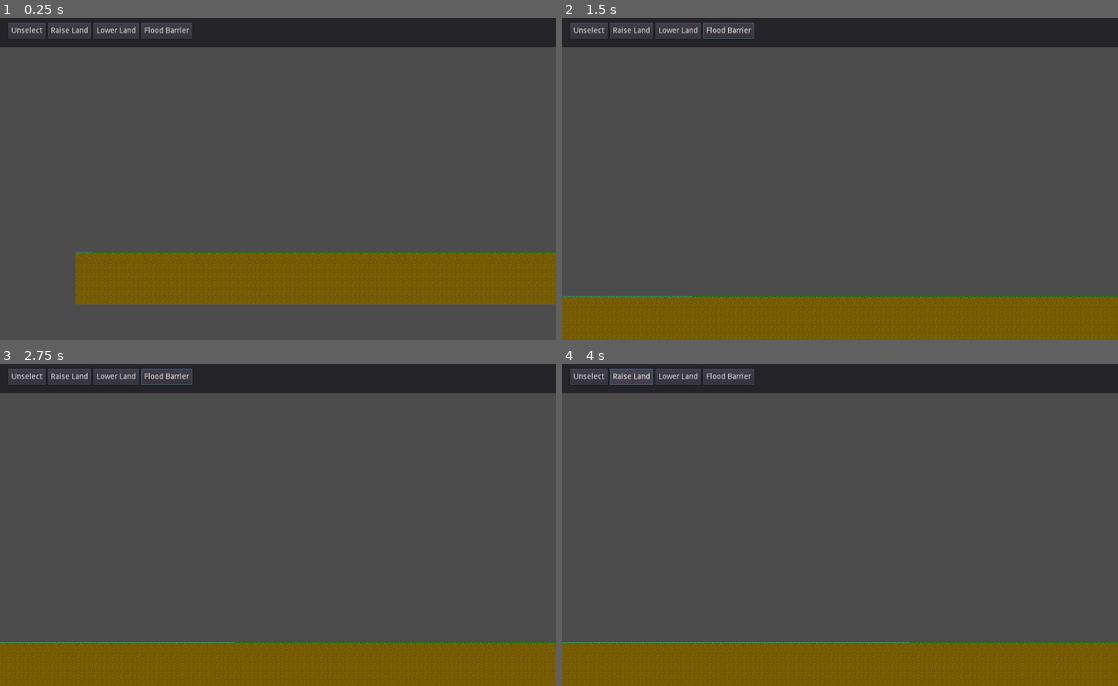
Above: before the commit, frames 1-4 (two rows, left to right).
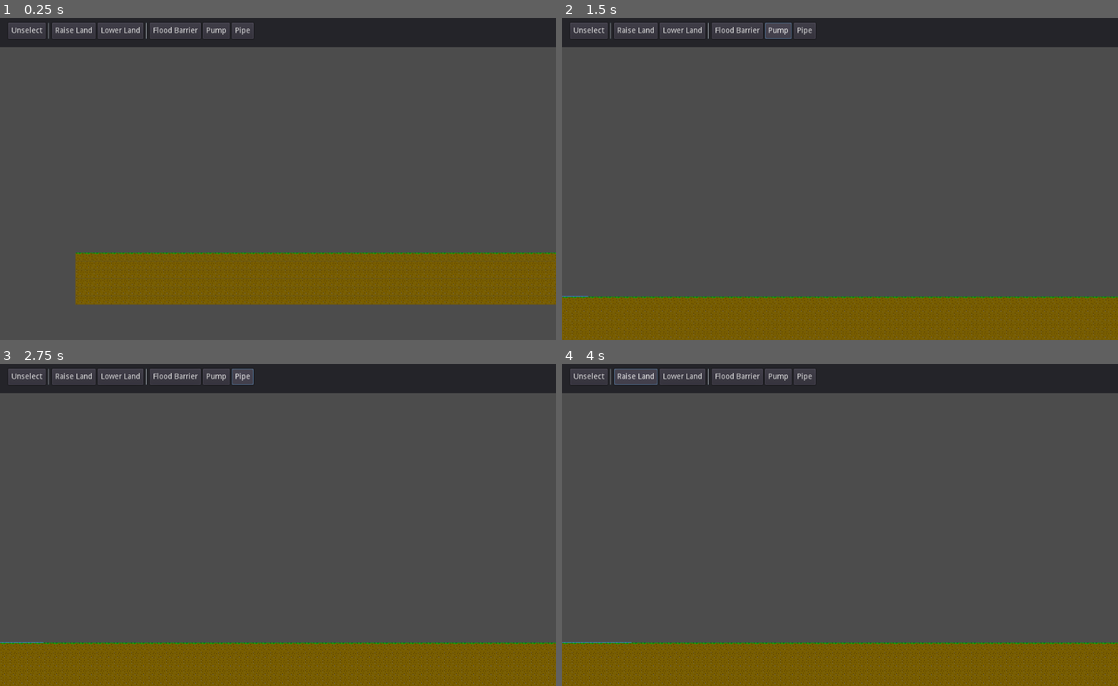
Above: after the commit, the same moments.

Repository: Groogy/LudumDare49
Game: Godot game, scene res://scenes/Game.tscn
Same seed, same stepped clock (60 frames per second), same inputs: the game is played once before the commit and once after it.
Inputs (mouse positions are in pixels of both pictures, inside the frame that each line leads up to):
- Up to frame 1 (0.25 s): no input
- Up to frame 2 (1.5 s): click "Flood Barrier" at 0.5 s; click (778, 30) at 1.25 s, where only the run after the commit has a clickable "Pump"
- Up to frame 3 (2.75 s): click (244, 376) at 2 s, where only the run after the commit has a clickable "Pipe"
- Up to frame 4 (4 s): click "Unselect" at 2.75 s; click "Raise Land" at 3.5 s

The runs differ from the first frame. In frame 1, 0.7% of the frame differs, in the area x 8-46%, y 1-74%; in frame 2, 0.9%, in the area x 4-46%, y 1-87%; in frame 3, 0.9%; in frame 4, 0.8%.

Commit message:
Reworked so we can have entities with several parts to them

Diff:
--- a/logic/entities/Entity.gd
+++ b/logic/entities/Entity.gd
@@ -1,25 +1,8 @@
-extends Sprite
-
-
-var cell_x := 0 setget set_cell_x
-var cell_y := 0 setget set_cell_y
-
+class_name Entity
+extends Node2D
 
 func is_on(x: int, y: int) -> bool:
-	return cell_x == x and cell_y == y
-
-
-func set_cell(v: Vector2) -> void:
-	cell_x = int(v.x)
-	cell_y = int(v.y)
-	position = Root.map_manager.map_to_world(v)
-
-
-func set_cell_x(x: int) -> void:
-	cell_x = x
-	position = Root.map_manager.map_to_world(Vector2(cell_x, cell_y))
-
-
-func set_cell_y(y: int) -> void:
-	cell_y = y
-	position = Root.map_manager.map_to_world(Vector2(cell_x, cell_y))
+	for child in get_children():
+		if child.is_on(x, y):
+			return true
+	return false
--- /dev/null
+++ b/logic/entities/EntityPart.gd
@@ -0,0 +1,25 @@
+extends Sprite
+
+
+var cell_x := 0 setget set_cell_x
+var cell_y := 0 setget set_cell_y
+
+
+func is_on(x: int, y: int) -> bool:
+	return cell_x == x and cell_y == y
+
+
+func set_cell(v: Vector2) -> void:
+	cell_x = int(v.x)
+	cell_y = int(v.y)
+	position = Root.map_manager.map_to_world(v)
+
+
+func set_cell_x(x: int) -> void:
+	cell_x = x
+	position = Root.map_manager.map_to_world(Vector2(cell_x, cell_y))
+
+
+func set_cell_y(y: int) -> void:
+	cell_y = y
+	position = Root.map_manager.map_to_world(Vector2(cell_x, cell_y))
--- a/logic/entities/FloodBarrier.gd
+++ /dev/null
@@ -1 +0,0 @@
-extends "Entity.gd"
--- /dev/null
+++ b/logic/entities/FloodBarrierPart.gd
@@ -0,0 +1 @@
+extends "EntityPart.gd"
--- /dev/null
+++ b/logic/entities/WindpumpPart.gd
@@ -0,0 +1 @@
+extends "EntityPart.gd"
--- a/logic/interface/BuildToolNode.gd
+++ b/logic/interface/BuildToolNode.gd
@@ -2,16 +2,32 @@
 
 var cell_under_mouse := Vector2(0, 0)
 
+
+var _can_build_last_frame := false
+
+
 func _ready() -> void:
+	if not visible: return
 	_update_mouse_position()
 
 
 func _input(event: InputEvent) -> void:
+	if not visible: return
 	if event is InputEventMouseMotion:
 		_update_mouse_position()
 
 
+func _draw() -> void:
+	_can_build_last_frame = can_build()
+
+	var color := Color.green
+	if not _can_build_last_frame:
+		color = Color.red
+	draw_rect(Rect2(Vector2(0, 0), Vector2(16, 16)), color, false, 1.5, true)
+
+
 func _unhandled_input(event: InputEvent) -> void:
+	if not visible: return
 	if event.is_action_pressed("game_select") and can_build():
 		build()
 		get_tree().set_input_as_handled()
@@ -33,4 +49,8 @@
 
 
 func _needs_redraw() -> bool:
-	return false # Please override
+	return _can_build_last_frame() != can_build()
+
+
+func _can_build_last_frame() -> bool:
+	return _can_build_last_frame
--- a/logic/interface/ConstructionLogic.gd
+++ b/logic/interface/ConstructionLogic.gd
@@ -15,3 +15,11 @@
 
 func _on_construct_flood_barrier():
 	Root.tool_manager.current_tool = Root.tool_manager.get_tool_flag("FLOOD_BARRIER")
+
+
+func on_construct_pipe():
+	Root.tool_manager.current_tool = Root.tool_manager.get_tool_flag("PIPE")
+
+
+func _on_construct_pump():
+	Root.tool_manager.current_tool = Root.tool_manager.get_tool_flag("PUMP")
--- a/logic/interface/FLoodBarrierTool.gd
+++ b/logic/interface/FLoodBarrierTool.gd
@@ -1,25 +1,9 @@
 extends "BuildToolNode.gd"
 
 
-var _can_build_last_frame := false
-
-
-func _draw() -> void:
-	_can_build_last_frame = Root.construction_manager.can_construct_flood_barrier(cell_under_mouse)
-
-	var color := Color.green
-	if not _can_build_last_frame:
-		color = Color.red
-	draw_rect(Rect2(Vector2(0, 0), Vector2(16, 16)), color, false, 1.5, true)
-
-
 func can_build() -> bool:
-	return _can_build_last_frame
+	return Root.construction_manager.can_construct_flood_barrier(cell_under_mouse)
 
 
 func build() -> void:
 	Root.construction_manager.construct_flood_barrier(cell_under_mouse)
-
-
-func _needs_redraw() -> bool:
-	return _can_build_last_frame != Root.construction_manager.can_construct_flood_barrier(cell_under_mouse)
--- a/logic/interface/LowerLandTool.gd
+++ b/logic/interface/LowerLandTool.gd
@@ -1,25 +1,9 @@
 extends "BuildToolNode.gd"
 
 
-var _can_build_last_frame := false
-
-
-func _draw() -> void:
-	_can_build_last_frame = Root.construction_manager.can_lower_land(cell_under_mouse)
-
-	var color := Color.green
-	if not _can_build_last_frame:
-		color = Color.red
-	draw_rect(Rect2(Vector2(0, 0), Vector2(16, 16)), color, false, 1.5, true)
-
-
 func can_build() -> bool:
-	return _can_build_last_frame
+	return Root.construction_manager.can_lower_land(cell_under_mouse)
 
 
 func build() -> void:
 	Root.construction_manager.lower_land(cell_under_mouse)
-
-
-func _needs_redraw() -> bool:
-	return _can_build_last_frame != Root.construction_manager.can_lower_land(cell_under_mouse)
--- /dev/null
+++ b/logic/interface/PipeTool.gd
@@ -0,0 +1,9 @@
+extends "BuildToolNode.gd"
+
+
+func can_build() -> bool:
+	return Root.construction_manager.can_construct_pipe(cell_under_mouse)
+
+
+func build() -> void:
+	Root.construction_manager.construct_pipe(cell_under_mouse)
--- /dev/null
+++ b/logic/interface/PumpTool.gd
@@ -0,0 +1,9 @@
+extends "BuildToolNode.gd"
+
+
+func can_build() -> bool:
+	return Root.construction_manager.can_construct_pump(cell_under_mouse)
+
+
+func build() -> void:
+	Root.construction_manager.construct_pump(cell_under_mouse)
--- a/logic/interface/RaiseLandTool.gd
+++ b/logic/interface/RaiseLandTool.gd
@@ -1,25 +1,9 @@
 extends "BuildToolNode.gd"
 
 
-var _can_build_last_frame := false
-
-
-func _draw() -> void:
-	_can_build_last_frame = Root.construction_manager.can_raise_land(cell_under_mouse)
-
-	var color := Color.green
-	if not _can_build_last_frame:
-		color = Color.red
-	draw_rect(Rect2(Vector2(0, 0), Vector2(16, 16)), color, false, 1.5, true)
-
-
 func can_build() -> bool:
-	return _can_build_last_frame
+	return  Root.construction_manager.can_raise_land(cell_under_mouse)
 
 
 func build() -> void:
 	Root.construction_manager.raise_land(cell_under_mouse)
-
-
-func _needs_redraw() -> bool:
-	return _can_build_last_frame != Root.construction_manager.can_raise_land(cell_under_mouse)
--- a/logic/managers/ConstructionManager.gd
+++ b/logic/managers/ConstructionManager.gd
@@ -1,4 +1,9 @@
 extends Node
+
+
+const FloodBarrierScene = preload("res://scenes/FloodBarrierPart.tscn")
+const WindpumpScene = preload("res://scenes/WindpumpPart.tscn")
+
 
 func can_raise_land(cell: Vector2) -> bool:
 	if not Root.map_manager.is_empty(cell.x, cell.y, false):
@@ -44,4 +49,32 @@
 	return true
 
 func construct_flood_barrier(cell: Vector2) -> void:
-	Root.map_manager.entities.create_flood_barrier(cell)
+	var barrier := FloodBarrierScene.instance()
+	barrier.set_cell(cell)
+	var entity: Entity = Root.map_manager.entities.fetch_entity_at(cell.x, cell.y + 1)
+	if not entity:
+		entity = Root.map_manager.entities.create_entity()
+	entity.add_child(barrier)
+
+
+func can_construct_pipe(cell: Vector2) -> bool:
+	return false
+
+
+func construct_pipe(cell: Vector2) -> void:
+	pass
+
+
+func can_construct_pump(cell: Vector2) -> bool:
+	var manager := Root.map_manager
+	if not manager.is_empty(cell.x, cell.y):
+		return false
+	if not manager.terrain.is_filled(cell.x, cell.y+1):
+		return false
+	return true
+
+
+func construct_pump(cell: Vector2) -> void:
+	var pump := WindpumpScene.instance()
+	pump.set_cell(cell)
+	var entity = Root.map_manager.entities.create_entity([pump])
--- a/logic/managers/EntityManager.gd
+++ b/logic/managers/EntityManager.gd
@@ -1,7 +1,4 @@
 extends Node2D
-
-
-const FloodBarrierScene = preload("res://scenes/FloodBarrier.tscn")
 
 
 func is_empty(x: int, y: int) -> bool:
@@ -15,11 +12,19 @@
 	return not is_empty(x, y)
 
 
-func has_flood_barrier_at(x, y) -> bool:
+func has_flood_barrier_at(x: int, y: int) -> bool:
 	return not is_empty(x, y)
 
 
-func create_flood_barrier(cell: Vector2) -> void:
-	var barrier := FloodBarrierScene.instance()
-	barrier.set_cell(cell)
-	add_child(barrier)
+func create_entity(parts: Array = []) -> Entity:
+	var entity := Entity.new()
+	for part in parts:
+		entity.add_child(part)
+	add_child(entity)
+	return entity
+
+func fetch_entity_at(x: int, y: int) -> Entity:
+	for child in get_children():
+		if child.is_on(x, y):
+			return child
+	return null
--- a/logic/managers/ToolManager.gd
+++ b/logic/managers/ToolManager.gd
@@ -1,13 +1,13 @@
 extends Node
 
 
-enum Tool { NONE, RAISE_LAND, LOWER_LAND, FLOOD_BARRIER }
+enum Tool { NONE, RAISE_LAND, LOWER_LAND, FLOOD_BARRIER, PIPE, PUMP }
 
 
 var current_tool: int = Tool.NONE setget set_current_tool
 
 
-onready var _tools := [null, $RaiseLandTool, $LowerLandTool, $FloodBarrierTool]
+onready var _tools := [null, $RaiseLandTool, $LowerLandTool, $FloodBarrierTool, $PipeTool, $PumpTool]
 
 
 func _ready() -> void:
--- a/project.godot
+++ b/project.godot
@@ -7,6 +7,16 @@
 ;   param=value ; assign values to parameters
 
 config_version=4
+
+_global_script_classes=[ {
+"base": "Node2D",
+"class": "Entity",
+"language": "GDScript",
+"path": "res://logic/entities/Entity.gd"
+} ]
+_global_script_class_icons={
+"Entity": ""
+}
 
 [application]
 
--- a/scenes/FloodBarrier.tscn
+++ b/scenes/FloodBarrierPart.tscn
@@ -1,9 +1,9 @@
 [gd_scene load_steps=3 format=2]
 
 [ext_resource path="res://art/flood_barrier.png" type="Texture" id=1]
-[ext_resource path="res://logic/entities/FloodBarrier.gd" type="Script" id=2]
+[ext_resource path="res://logic/entities/FloodBarrierPart.gd" type="Script" id=2]
 
-[node name="FloodBarrier" type="Sprite"]
+[node name="FloodBarrierPart" type="Sprite"]
 texture = ExtResource( 1 )
 offset = Vector2( 8, 4 )
 script = ExtResource( 2 )
--- a/scenes/ToolManager.tscn
+++ b/scenes/ToolManager.tscn
@@ -1,9 +1,11 @@
-[gd_scene load_steps=5 format=2]
+[gd_scene load_steps=7 format=2]
 
 [ext_resource path="res://logic/managers/ToolManager.gd" type="Script" id=1]
 [ext_resource path="res://logic/interface/RaiseLandTool.gd" type="Script" id=2]
 [ext_resource path="res://logic/interface/LowerLandTool.gd" type="Script" id=3]
 [ext_resource path="res://logic/interface/FLoodBarrierTool.gd" type="Script" id=4]
+[ext_resource path="res://logic/interface/PipeTool.gd" type="Script" id=5]
+[ext_resource path="res://logic/interface/PumpTool.gd" type="Script" id=6]
 
 [node name="ToolManager" type="Node"]
 script = ExtResource( 1 )
@@ -16,3 +18,9 @@
 
 [node name="FloodBarrierTool" type="Node2D" parent="."]
 script = ExtResource( 4 )
+
+[node name="PipeTool" type="Node2D" parent="."]
+script = ExtResource( 5 )
+
+[node name="PumpTool" type="Node2D" parent="."]
+script = ExtResource( 6 )
--- a/scenes/TopBarInterface.tscn
+++ b/scenes/TopBarInterface.tscn
@@ -44,28 +44,52 @@
 "_edit_use_anchors_": false
 }
 
+[node name="VSeparator" type="VSeparator" parent="MarginContainer/ConstructionButtons"]
+margin_left = 73.0
+margin_right = 77.0
+margin_bottom = 30.0
+
 [node name="RaiseLand" type="Button" parent="MarginContainer/ConstructionButtons"]
-margin_left = 73.0
-margin_right = 153.0
+margin_left = 81.0
+margin_right = 161.0
 margin_bottom = 30.0
 text = "Raise Land"
 
 [node name="LowerLand" type="Button" parent="MarginContainer/ConstructionButtons"]
-margin_left = 157.0
-margin_right = 241.0
+margin_left = 165.0
+margin_right = 249.0
 margin_bottom = 30.0
 text = "Lower Land"
 __meta__ = {
 "_edit_use_anchors_": false
 }
 
+[node name="VSeparator2" type="VSeparator" parent="MarginContainer/ConstructionButtons"]
+margin_left = 253.0
+margin_right = 257.0
+margin_bottom = 30.0
+
 [node name="FloodBarrier" type="Button" parent="MarginContainer/ConstructionButtons"]
-margin_left = 245.0
-margin_right = 339.0
+margin_left = 261.0
+margin_right = 355.0
 margin_bottom = 30.0
 text = "Flood Barrier"
+
+[node name="Pump" type="Button" parent="MarginContainer/ConstructionButtons"]
+margin_left = 359.0
+margin_right = 408.0
+margin_bottom = 30.0
+text = "Pump"
+
+[node name="Pipe" type="Button" parent="MarginContainer/ConstructionButtons"]
+margin_left = 412.0
+margin_right = 452.0
+margin_bottom = 30.0
+text = "Pipe"
 
 [connection signal="pressed" from="MarginContainer/ConstructionButtons/Unselect" to="MarginContainer/ConstructionButtons/ConstructionLogic" method="_on_unselect"]
 [connection signal="pressed" from="MarginContainer/ConstructionButtons/RaiseLand" to="MarginContainer/ConstructionButtons/ConstructionLogic" method="_on_raise_land"]
 [connection signal="pressed" from="MarginContainer/ConstructionButtons/LowerLand" to="MarginContainer/ConstructionButtons/ConstructionLogic" method="_on_lower_land"]
 [connection signal="pressed" from="MarginContainer/ConstructionButtons/FloodBarrier" to="MarginContainer/ConstructionButtons/ConstructionLogic" method="_on_construct_flood_barrier"]
+[connection signal="pressed" from="MarginContainer/ConstructionButtons/Pump" to="MarginContainer/ConstructionButtons/ConstructionLogic" method="_on_construct_pump"]
+[connection signal="pressed" from="MarginContainer/ConstructionButtons/Pipe" to="MarginContainer/ConstructionButtons/ConstructionLogic" method="on_construct_pipe"]
--- a/scenes/WaterMap.tscn
+++ b/scenes/WaterMap.tscn
@@ -257,16 +257,16 @@
 
 [node name="InjectWaterTimer" type="Timer" parent="WaterLogic"]
 process_mode = 0
+wait_time = 0.5
+autostart = true
+
+[node name="WaterSimulation" type="Node" parent="."]
+script = ExtResource( 4 )
+
+[node name="SimulationUpdateTimer" type="Timer" parent="WaterSimulation"]
+process_mode = 0
 wait_time = 0.1
 autostart = true
 
-[node name="WaterSimulation" type="Node" parent="."]
-script = ExtResource( 4 )
-
-[node name="SimulationUpdateTimer" type="Timer" parent="WaterSimulation"]
-process_mode = 0
-wait_time = 0.01
-autostart = true
-
 [connection signal="timeout" from="WaterLogic/InjectWaterTimer" to="WaterLogic" method="_on_inject_water"]
 [connection signal="timeout" from="WaterSimulation/SimulationUpdateTimer" to="WaterSimulation" method="_on_simulation"]
--- /dev/null
+++ b/scenes/WindpumpPart.tscn
@@ -0,0 +1,9 @@
+[gd_scene load_steps=3 format=2]
+
+[ext_resource path="res://logic/entities/WindpumpPart.gd" type="Script" id=1]
+[ext_resource path="res://art/windpump.png" type="Texture" id=2]
+
+[node name="WindpumpPart" type="Sprite"]
+texture = ExtResource( 2 )
+offset = Vector2( 8, 0 )
+script = ExtResource( 1 )
Binary file changed: art/flood_barrier.png
Binary file added: art/windpump.png
Not shown, added: art/windpump.png.import
